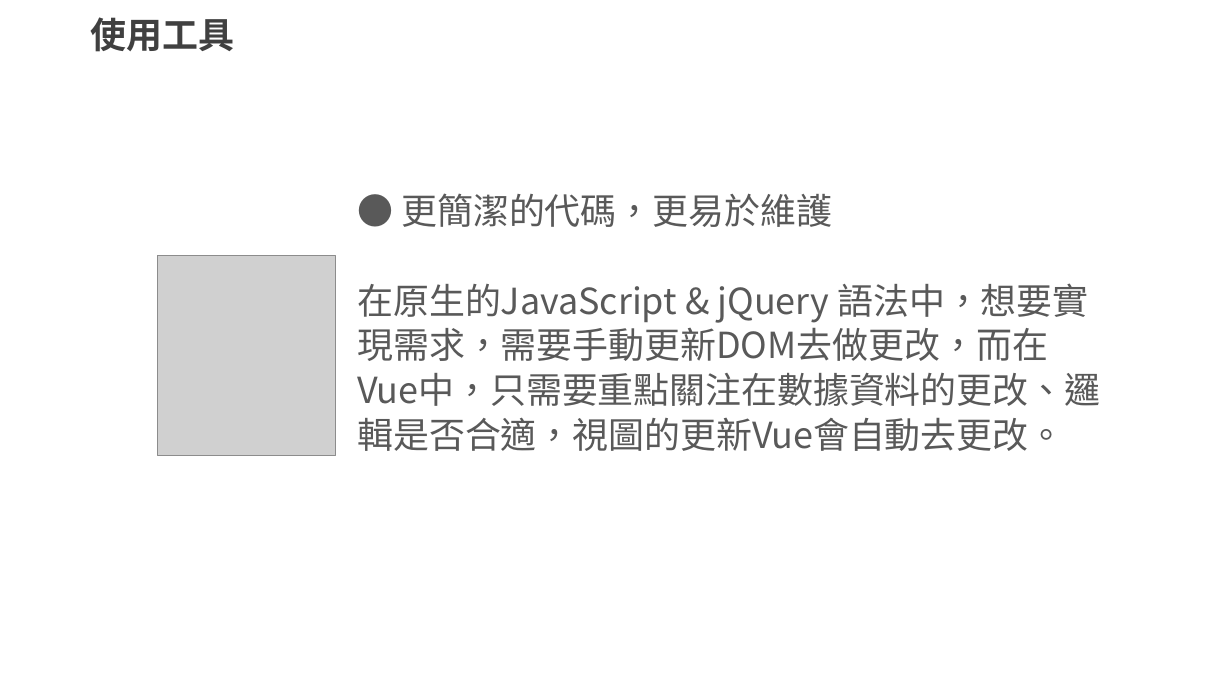
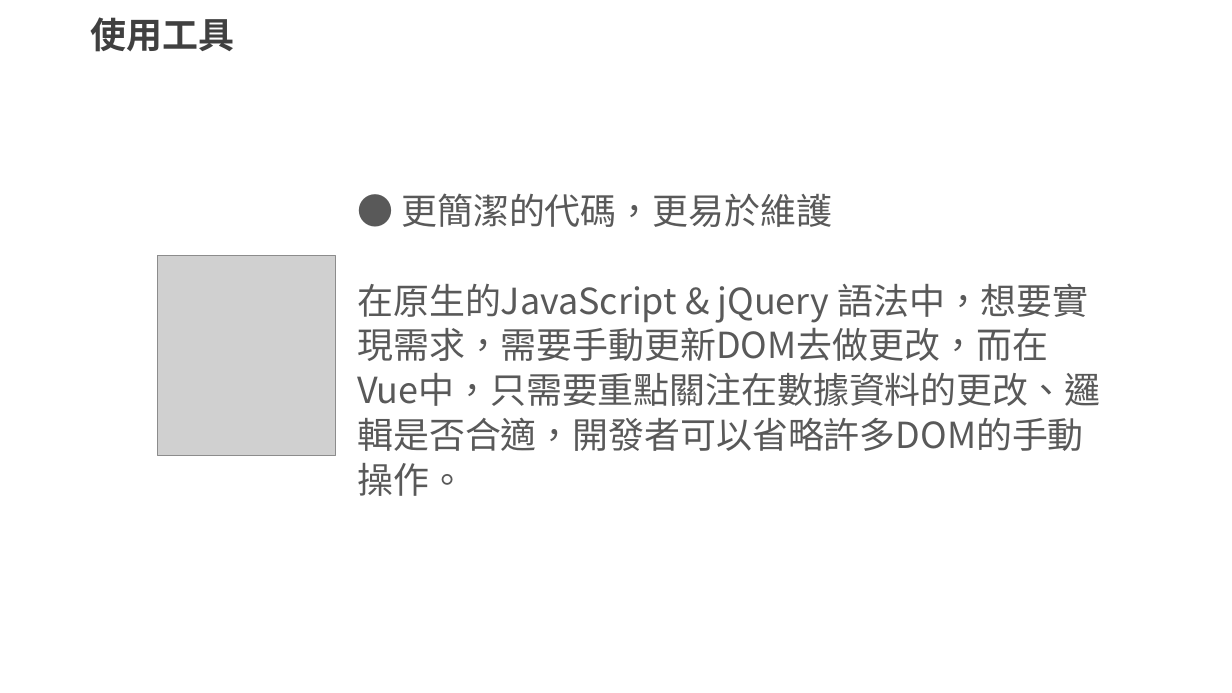
Before and after one commit to Hightwo1028/my_midproject, a slide deck: slide 8 of mid_Project.pptx (slide 7 before the commit). Drawn at 1232x693 pixels with LibreOffice and Linux fonts; fonts in the diff are those of the drawing; grey boxes stand for pictures; background and template pictures are left out. Boxes give left, top, right and bottom in pixels: in the first picture for what was removed or moved away, otherwise in the second. Text is boxed around its words. In the diff, an @@ line names an element or a change of style, - is before the commit and + after.

```diff
--- a/mid_Project.pptx
+++ b/mid_Project.pptx
@@ text at <box>357,283,1100,496</box>: text changed @@
-在原生的JavaScript & jQuery 語法中，想要實現需求，需要手動更新DOM去做更改，而在Vue中，只需要重點關注在數據資料的更改、邏輯是否合適，視圖的更新Vue會自動去更改。
+在原生的JavaScript & jQuery 語法中，想要實現需求，需要手動更新DOM去做更改，而在Vue中，只需要重點關注在數據資料的更改、邏輯是否合適，開發者可以省略許多DOM的手動操作。
```
Also in this commit, not shown: 2 other slides changed, 2 slides added.
